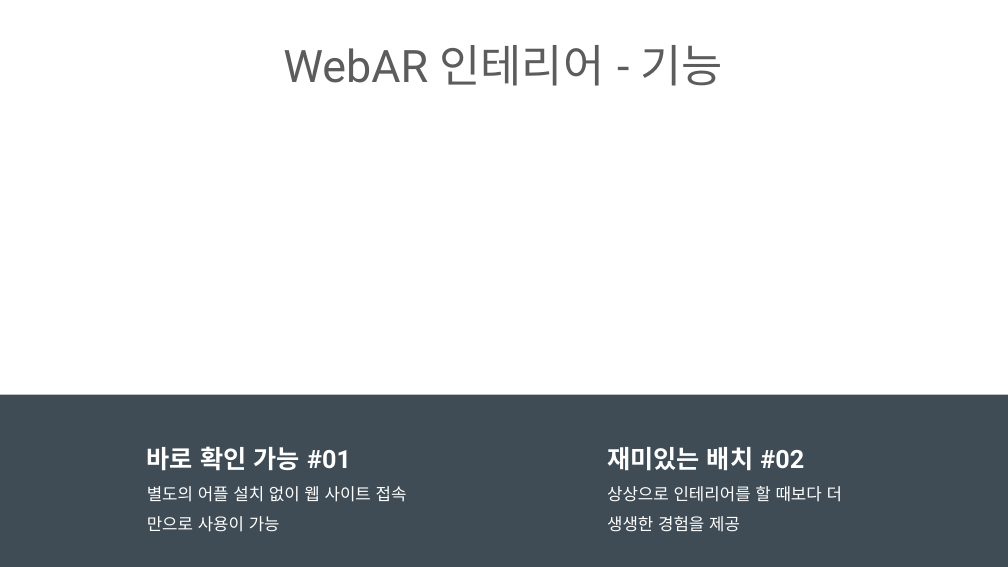
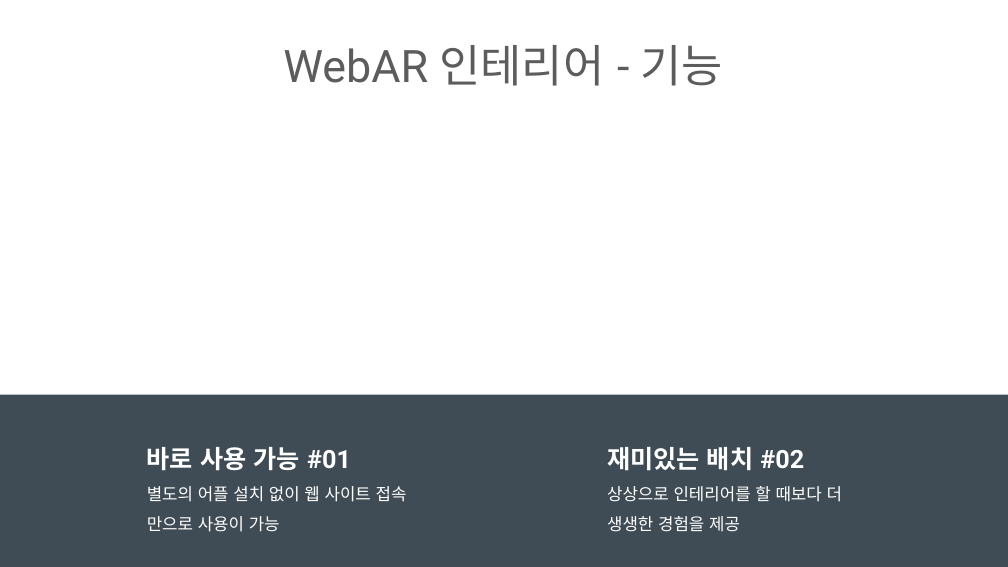
Before and after one commit to ptyoiy/ARwork, a slide deck: slide 8 of 호남-발표자료.pptx (slide 7 before the commit). Drawn at 1008x567 pixels with LibreOffice and Linux fonts; fonts in the diff are those of the drawing; background and template pictures are left out. Boxes give left, top, right and bottom in pixels: in the first picture for what was removed or moved away, otherwise in the second. Text is boxed around its words. In the diff, an @@ line names an element or a change of style, - is before the commit and + after.

```diff
--- a/호남-발표자료.pptx
+++ b/호남-발표자료.pptx
@@ text at (x1=147, y1=447, x2=407, y2=532): text changed @@
-바로 확인 가능 #01
-별도의 어플 설치 없이 웹 사이트 접속 만으로 사용이 가능
+바로 사용 가능 #01
+별도의 어플 설치 없이 웹 사이트 접속 만으로 사용이 가능
```
Also in this commit, not shown: 10 other slides changed, 1 other file.
